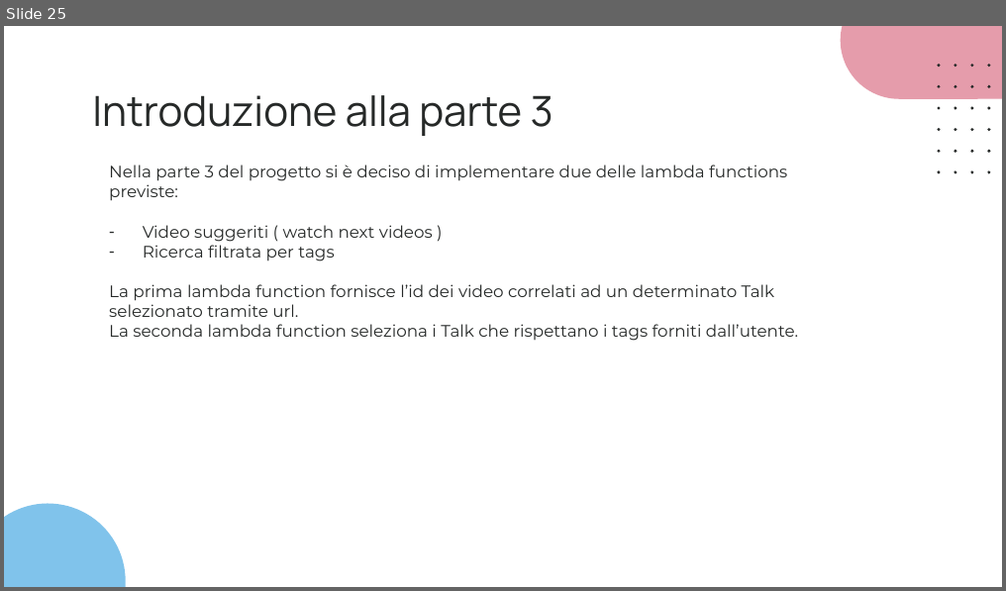
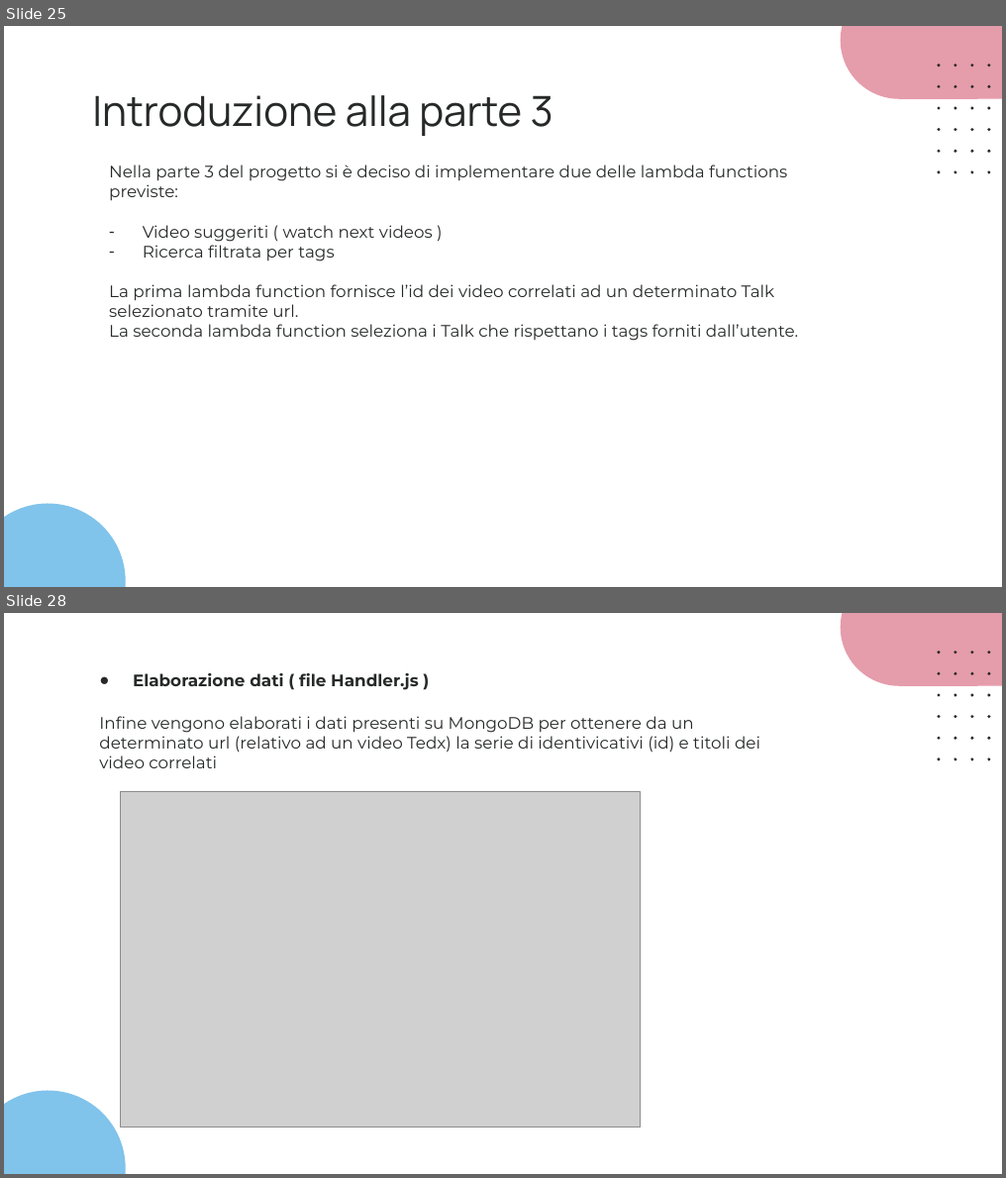
Before and after one commit to giotentori/unibg_cloud_and_mobile, a slide deck: Progetto_TCM/Progetto3.0/CommuniTEDx_3.0.pptx. Shown one above the other, each under a label of ours: slide 25 before the commit, slides 25 and 28 after it; the slides between them are not shown. The pictures are 1006x591 and 1006x1178 pixels, drawn with LibreOffice and Linux fonts; fonts in the diff are those of the drawing; grey boxes stand for pictures. Boxes give left, top, right and bottom in pixels: in the first picture for what was removed or moved away, otherwise in the second. Text is boxed around its words. In the diff, an @@ line names an element or a change of style, - is before the commit and + after.

```diff
--- a/Progetto_TCM/Progetto3.0/CommuniTEDx_3.0.pptx
+++ b/Progetto_TCM/Progetto3.0/CommuniTEDx_3.0.pptx
@@ slide 28 added at (4,613,1002,1174), background #FFFFFF; not listed: 26 template elements that a slide beside it also shows @@
@@ text added at (133,673,418,690), 12 pt, text #262928, bold @@
+● Elaborazione dati ( file Handler.js )
@@ text added at (99,716,760,768), 12 pt, text #262928 @@
+Infine vengono elaborati i dati presenti su MongoDB per ottenere da un determinato url (relativo ad un video Tedx) la serie di identivicativi (id) e titoli dei video correlati
@@ picture added at (120,791,641,1127) @@
```
Also in this commit, not shown: 2 other slides added, 1 slide removed.
